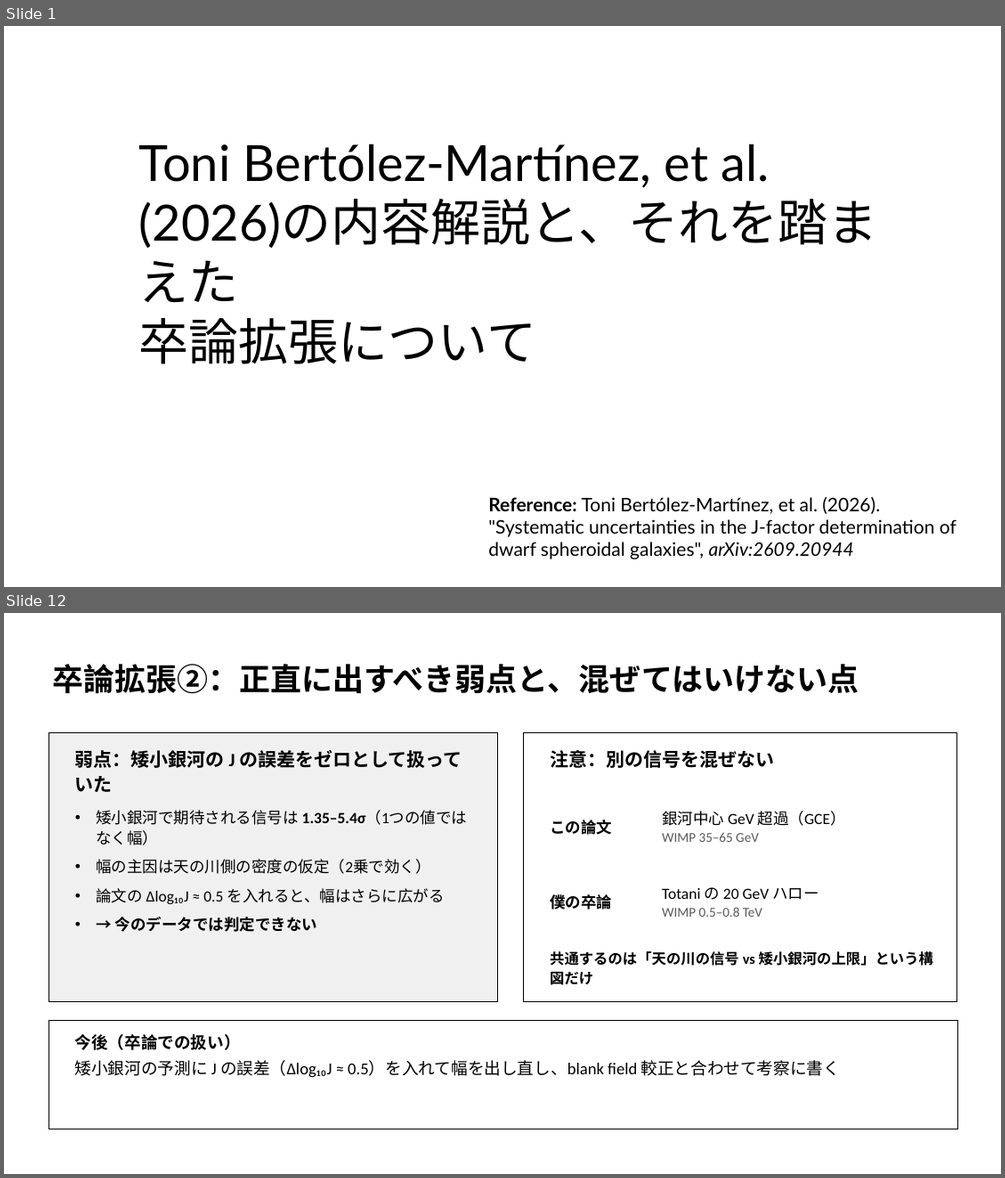
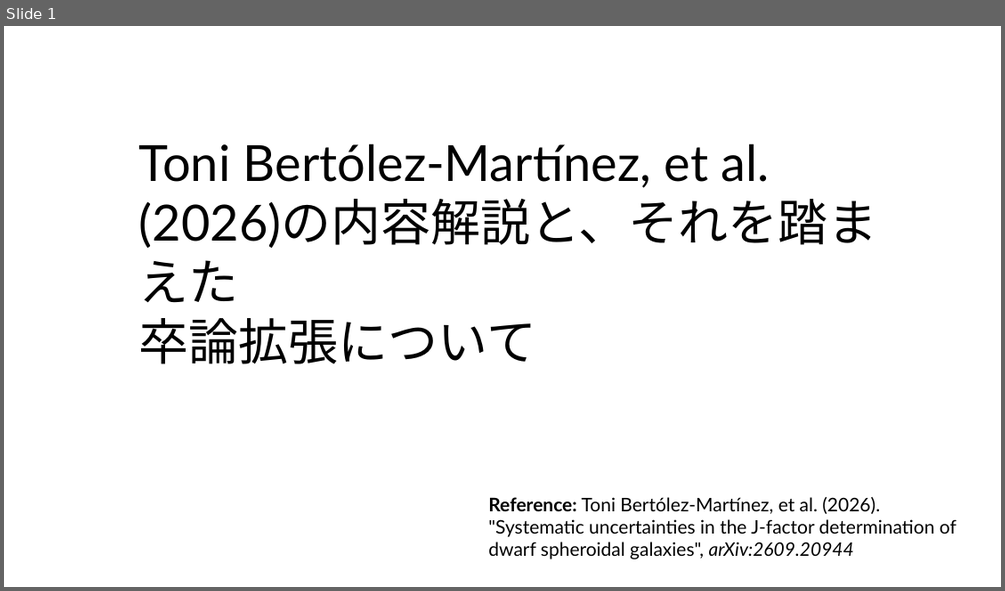
Before and after one commit to Mikann20041029/darkmatter-slides, a slide deck: slides/Toni Bertólez-Martínez, et al. (2026).pptx. Shown one above the other, each under a label of ours: slides 1 and 12 before the commit, slide 1 after it; the slides between them are not shown. The pictures are 1005x1178 and 1005x591 pixels, drawn with LibreOffice and Linux fonts; fonts in the diff are those of the drawing. Boxes give left, top, right and bottom in pixels: in the first picture for what was removed or moved away, otherwise in the second. Text is boxed around its words. In the diff, an @@ line names an element or a change of style, - is before the commit and + after.

```diff
--- a/slides/Toni Bertólez-Martínez, et al. (2026).pptx
+++ b/slides/Toni Bertólez-Martínez, et al. (2026).pptx
@@ slide 12 removed at box(4, 613, 1001, 1174), background #FFFFFF @@
@@ text removed at box(53, 664, 859, 694) @@
-卒論拡張②：正直に出すべき弱点と、混ぜてはいけない点
@@ rectangle removed at box(48, 732, 498, 1002) @@
@@ rectangle removed at box(524, 732, 957, 1002) @@
@@ text removed at box(75, 750, 461, 792) @@
-弱点：矮小銀河の J の誤差をゼロとして扱っていた
@@ text removed at box(550, 750, 774, 768) @@
-注意：別の信号を混ぜない
@@ text removed at box(96, 810, 468, 932) @@
-• 矮小銀河で期待される信号は 1.35–5.4σ（1つの値ではなく幅）
-• 幅の主因は天の川側の密度の仮定（2乗で効く）
-• 論文の Δlog₁₀J ≈ 0.5 を入れると、幅はさらに広がる
-• → 今のデータでは判定できない
@@ text removed at box(550, 819, 612, 835) @@
-この論文
@@ text removed at box(662, 811, 846, 842) @@
-銀河中心 GeV 超過（GCE）
-WIMP 35–65 GeV
@@ text removed at box(550, 894, 612, 909) @@
-僕の卒論
@@ text removed at box(662, 887, 818, 916) @@
-Totani の 20 GeV ハロー
-WIMP 0.5–0.8 TeV
@@ text removed at box(550, 951, 933, 985) @@
-共通するのは「天の川の信号 vs 矮小銀河の上限」という構図だけ
@@ rectangle removed at box(48, 1021, 957, 1129) @@
@@ text removed at box(75, 1034, 840, 1078) @@
-今後（卒論での扱い）
-矮小銀河の予測に J の誤差（Δlog₁₀J ≈ 0.5）を入れて幅を出し直し、blank field 較正と合わせて考察に書く
```
Also in this commit, not shown: 5 slides changed, 5 slides added, 5 other slides removed.
